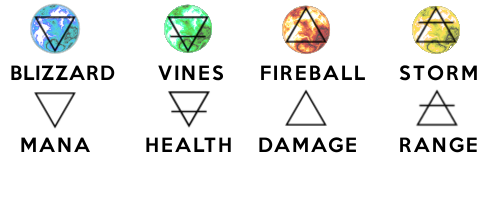
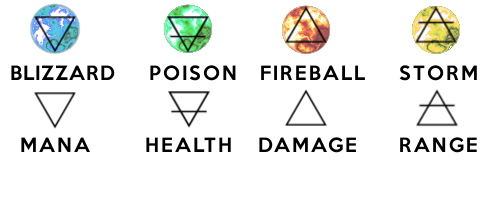
Layer changes from the first (500, 200) image to the second:
renamed "VINES" to "POISON", painted on it over [150, 65, 236, 81]
